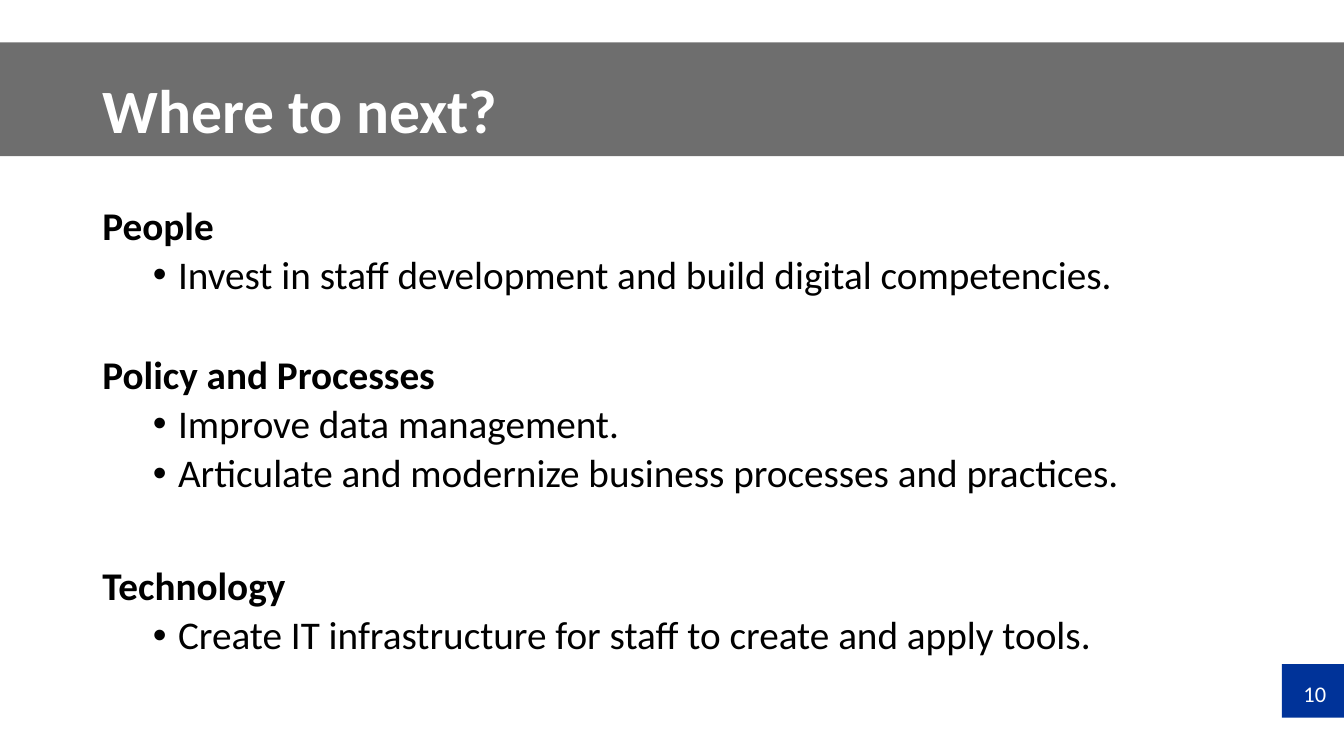
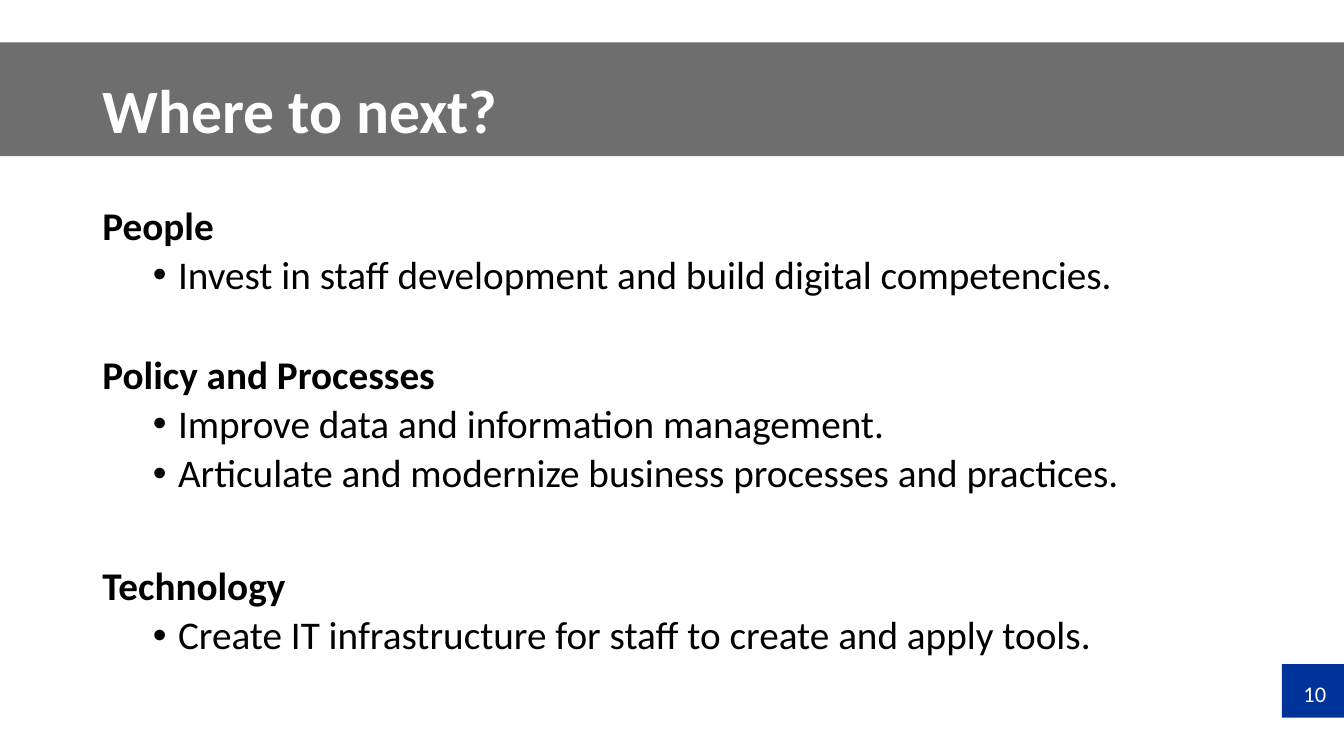
Before and after one commit to shaikh-rashid/ops-hackathon, a slide deck: slide 10 of presentations/AI Hackathon_Archives of Ontario.pptx. Drawn at 1344x756 pixels with LibreOffice and Linux fonts; fonts in the diff are those of the drawing; background and template pictures are left out. Boxes give left, top, right and bottom in pixels: in the first picture for what was removed or moved away, otherwise in the second. Text is boxed around its words. In the diff, an @@ line names an element or a change of style, - is before the commit and + after.

```diff
--- a/presentations/AI Hackathon_Archives of Ontario.pptx
+++ b/presentations/AI Hackathon_Archives of Ontario.pptx
@@ text at bbox=[178, 410, 884, 445]: text changed @@
-  • Improve data management.
+  • Improve data and information management.
```
Also in this commit, not shown: 1 other slide changed.
